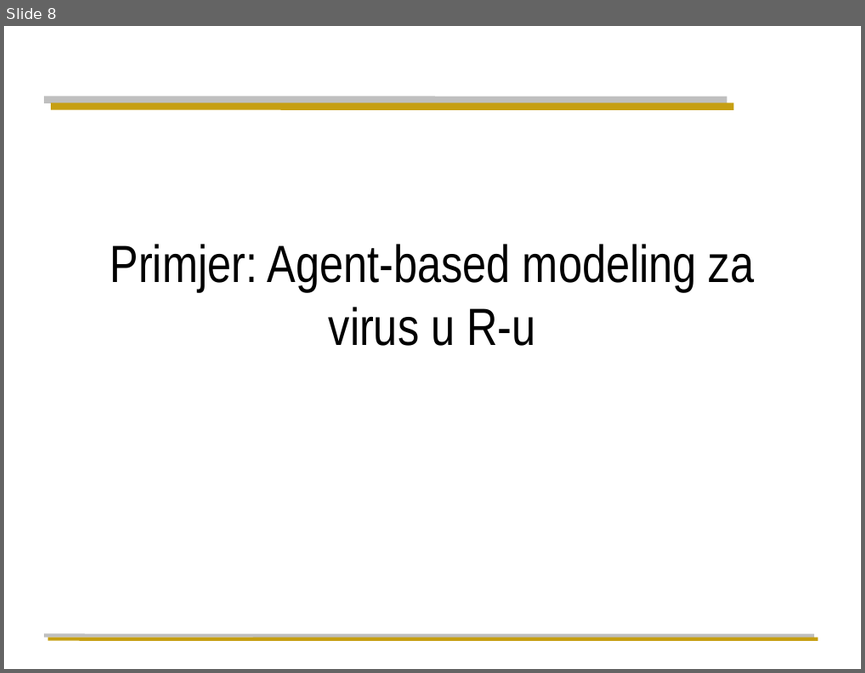
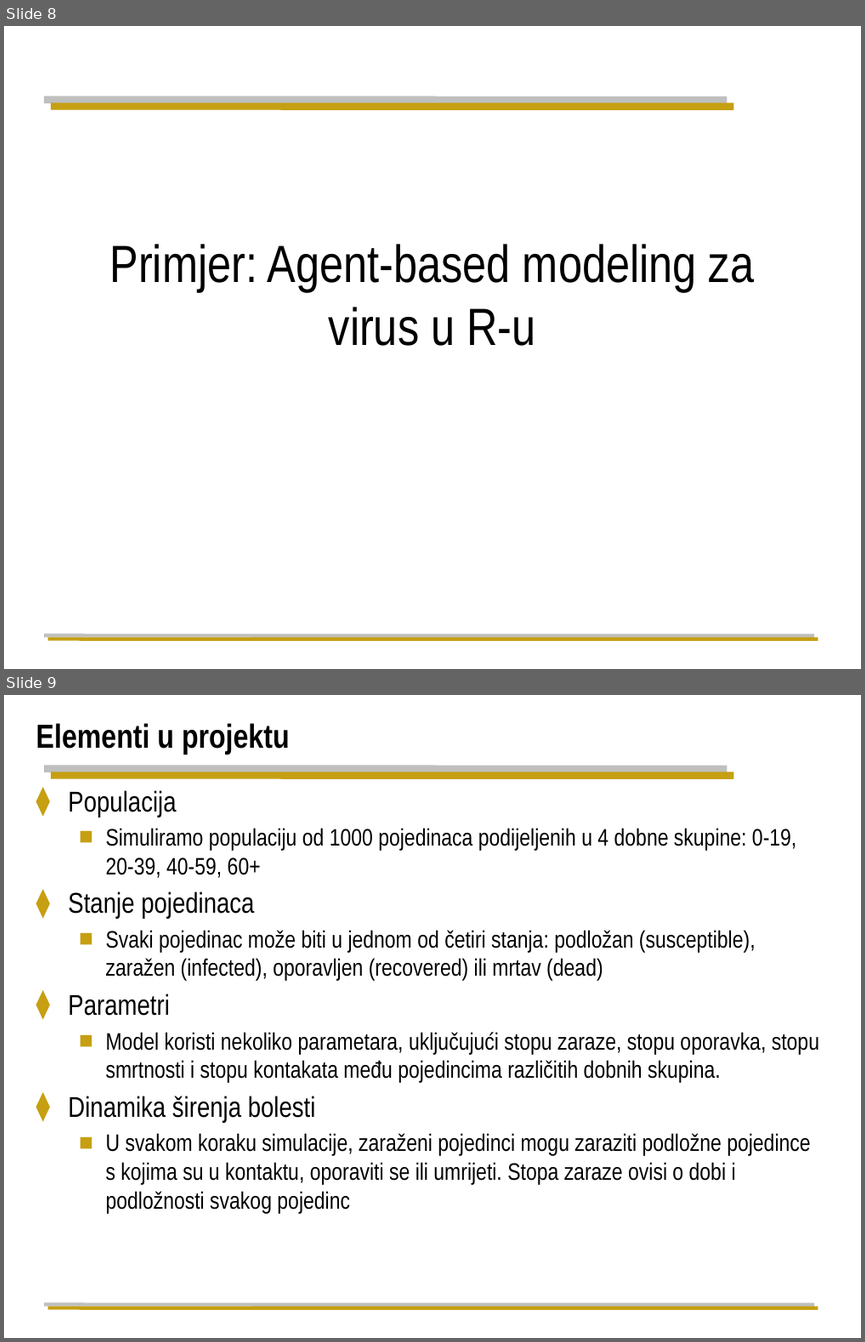
Before and after one commit to jtlicardo/abm, a slide deck: agent-based-modeling.pptx. Shown one above the other, each under a label of ours: slide 8 before the commit, slides 8 and 9 after it. The pictures are 865x673 and 865x1342 pixels, drawn with LibreOffice and Linux fonts; fonts in the diff are those of the drawing; background and template pictures are left out. Boxes give left, top, right and bottom in pixels: in the first picture for what was removed or moved away, otherwise in the second. Text is boxed around its words. In the diff, an @@ line names an element or a change of style, - is before the commit and + after.

```diff
--- a/agent-based-modeling.pptx
+++ b/agent-based-modeling.pptx
@@ slide 9 added at (x1=4, y1=695, x2=861, y2=1338), background #FFFFFF; not listed: 4 template elements that a slide beside it also shows @@
@@ title added at (x1=36, y1=723, x2=290, y2=754), 28 pt, text #000000, bold @@
+Elementi u projektu
@@ text added at (x1=68, y1=790, x2=819, y2=1213), 20 pt, text #000000 @@
+⧫ Populacija
+  ■ Simuliramo populaciju od 1000 pojedinaca podijeljenih u 4 dobne skupine: 0-19, 20-39, 40-59, 60+
+⧫ Stanje pojedinaca
+  ■ Svaki pojedinac može biti u jednom od četiri stanja: podložan (susceptible), zaražen (infected), oporavljen (recovered) ili mrtav (dead)
+⧫ Parametri
+  ■ Model koristi nekoliko parametara, uključujući stopu zaraze, stopu oporavka, stopu smrtnosti i stopu kontakata među pojedincima različitih dobnih skupina.
+⧫ Dinamika širenja bolesti
+  ■ U svakom koraku simulacije, zaraženi pojedinci mogu zaraziti podložne pojedince s kojima su u kontaktu, oporaviti se ili umrijeti. Stopa zaraze ovisi o dobi i podložnosti svakog pojedinc
```
Also in this commit, not shown: 1 slide changed, 11 other slides added, 1 slide removed.
